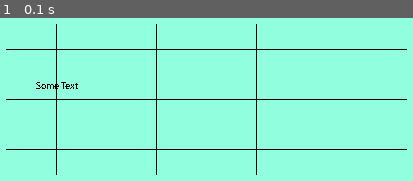
Above: before the commit, frame 1.
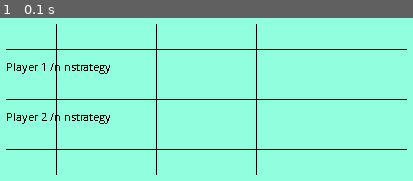
Above: after the commit, the same moment.

Repository: Nowikens/Prisoner-dillema
Game: pygame game, started from pygame_version.py
Two runs of this game, one before a commit and one after it. Both use one fixed random seed, a clock stepped at 60 frames per second and the inputs below.
Inputs:
- Up to frame 1 (0.1 s): no input

The runs differ from the first frame. In frame 1, 0.9% of the frame differs, in the area x 1-27%, y 27-66%.

Commit message:
positioned text, and added text for player2

Diff:
--- a/pygame_version.py
+++ b/pygame_version.py
@@ -9,9 +9,10 @@
     # color
     window.fill((145, 254, 222))
     # 1.name of font 2.height
-    myfont = pygame.font.SysFont('Comic Sans MS', 10)
+    myfont = pygame.font.SysFont('Comic Sans MS', 12)
     # 1.what text 2.? 3.color
-    textsurface = myfont.render('Some Text', False, (0, 0, 0))
+    player1_text = myfont.render('Player 1 /n nstrategy', False, (0, 0, 0))
+    player2_text = myfont.render('Player 2 /n nstrategy', False, (0, 0, 0))
 
     # horizontal lines 1.where(surface) 2.color 3.start-pos 4.end-pos 5.width
     pygame.draw.line(window, (0,0,0), (50,50), (450, 50), 1)
@@ -27,7 +28,8 @@
 
 
     # blitting surface, 1.what surface 2.new position
-    window.blit(textsurface,(80,80))
+    window.blit(player1_text,(50,60))
+    window.blit(player2_text,(50,110))
 
 while True:
         for event in pygame.event.get():
